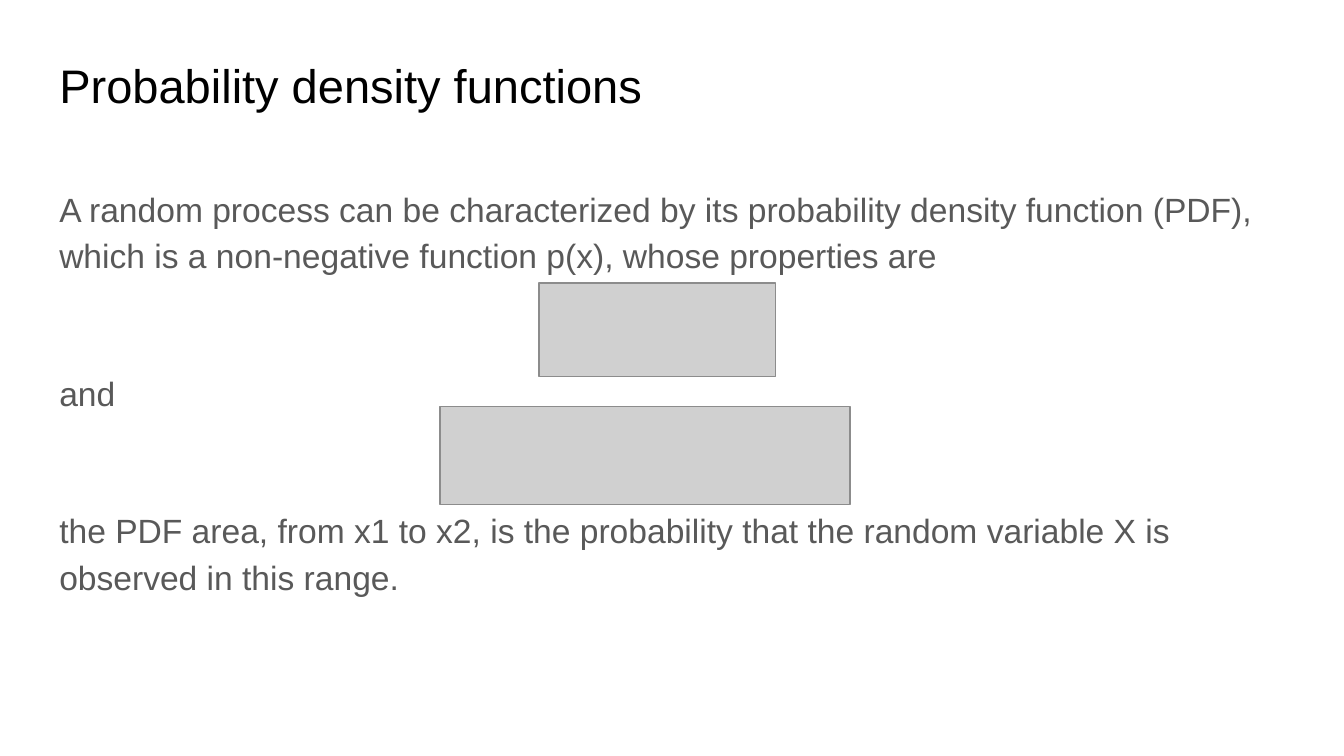
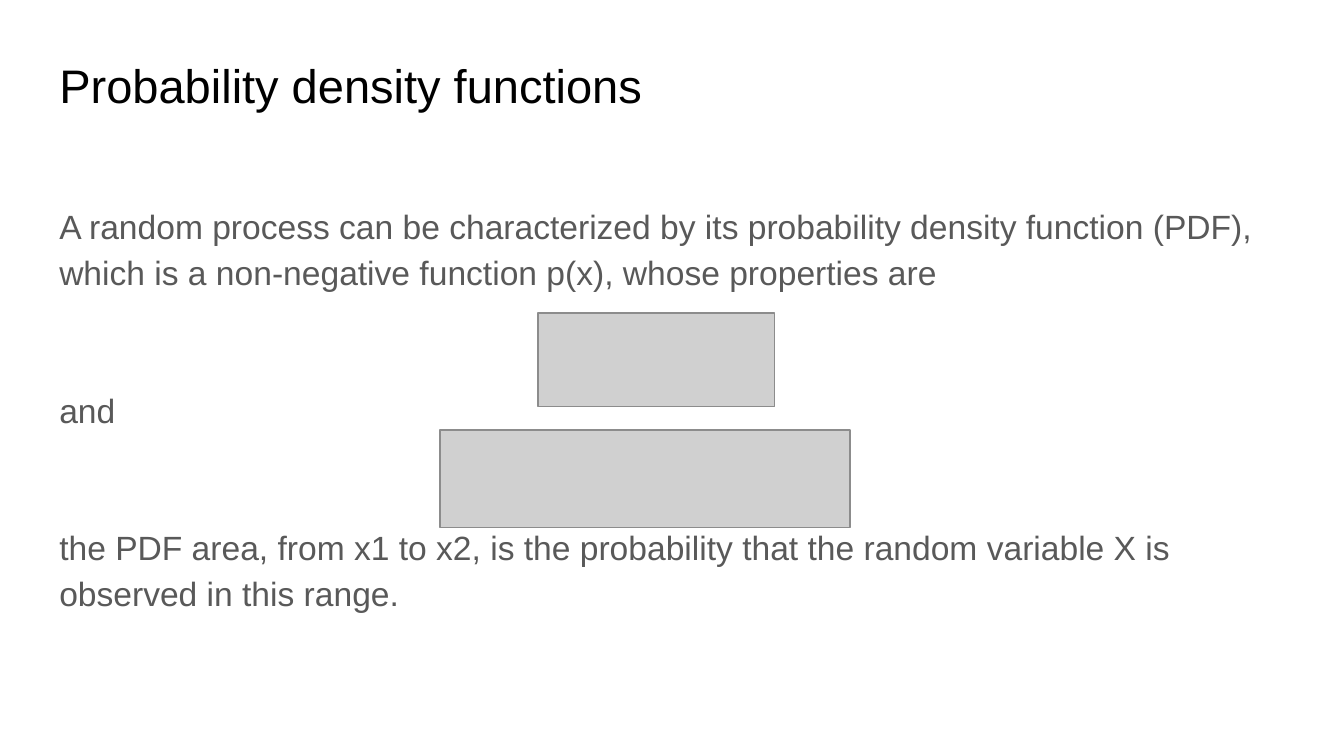
Before and after one commit to xserra/audio-coding-materials, a slide deck: slide 5 of lectures/2. Quantization and _entropy coding.pptx. Drawn at 1344x756 pixels with LibreOffice and Linux fonts; fonts in the diff are those of the drawing; grey boxes stand for pictures. Boxes give left, top, right and bottom in pixels: in the first picture for what was removed or moved away, otherwise in the second. Text is boxed around its words. In the diff, an @@ line names an element or a change of style, - is before the commit and + after.

```diff
--- a/lectures/2. Quantization and _entropy coding.pptx
+++ b/lectures/2. Quantization and _entropy coding.pptx
@@ text "A random process can be ..." moved from (x1=59, y1=197, x2=1252, y2=596) to (x1=59, y1=214, x2=1252, y2=613) @@
@@ picture moved from (x1=539, y1=282, x2=775, y2=376) to (x1=538, y1=313, x2=774, y2=407) @@
@@ picture moved from (x1=439, y1=407, x2=849, y2=505) to (x1=439, y1=430, x2=849, y2=528) @@
```
Also in this commit, not shown: 5 other slides changed.
